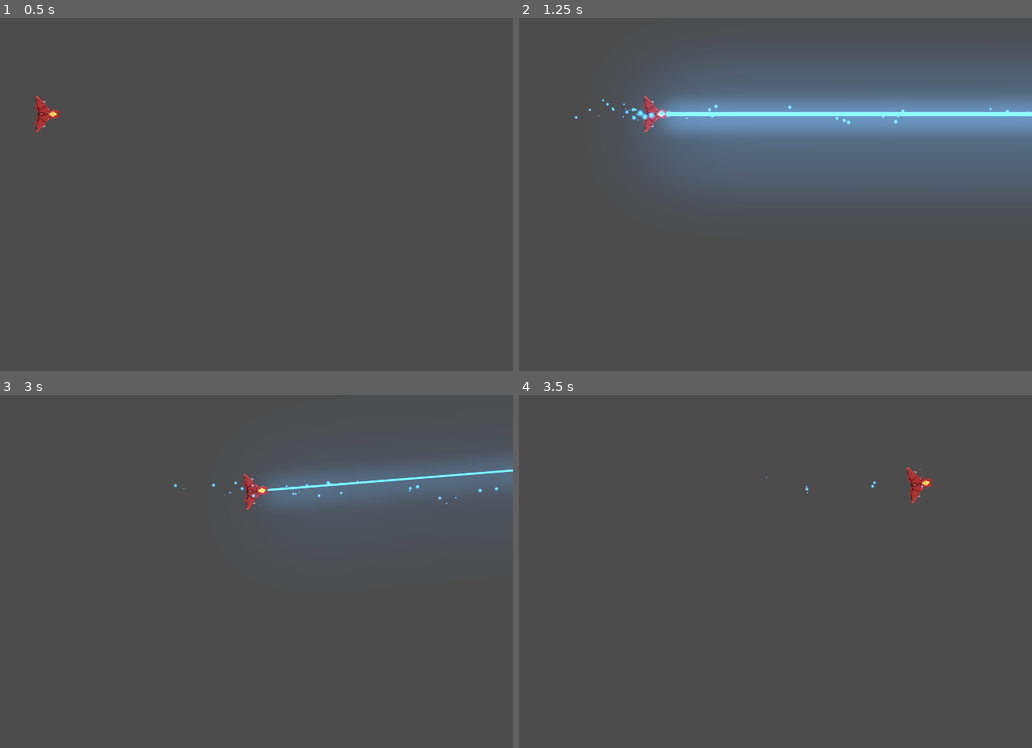
Above: before the commit, frames 1-4 (two rows, left to right).
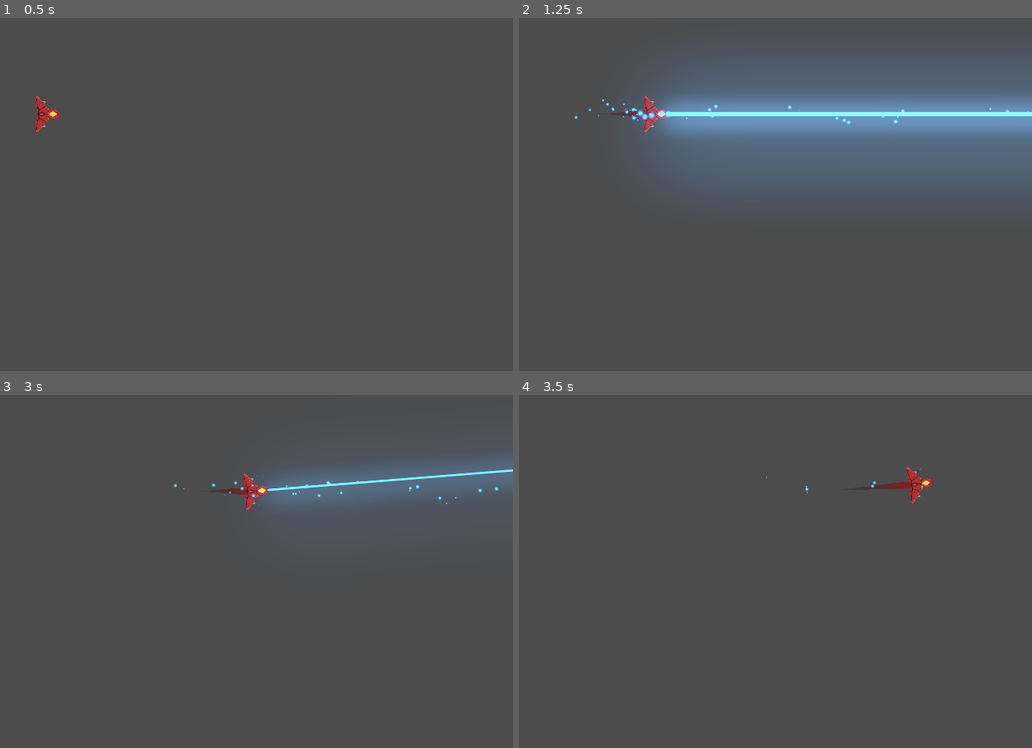
Above: after the commit, the same moments.

Repository: AleprosDev/ProyectoMeteoritoJuego
Game: Godot game, scene res://Juego/Niveles/NivelTest.tscn
The game is run twice, just before and just after one commit, with the same random seed, the same clock (stepped at 60 frames per second) and the same inputs.
Inputs:
- Up to frame 1 (0.5 s): no input
- Up to frame 2 (1.25 s): tap Enter at 0.5 s; hold W (mover_adelante) from 0.53 s (still down); hold Keypad 3 (disparo_secundario) from 0.53 s (still down)
- Up to frame 3 (3 s): release W (mover_adelante) at 1.28 s; release Keypad 3 (disparo_secundario) at 1.28 s; hold S (mover_atras) 1.28-2.03 s; tap Keypad 2 (disparo_principal) at 1.35 s; tap Keypad 3 (disparo_secundario) at 1.55 s; hold Keypad 3 (disparo_secundario) 2.03-2.78 s; hold W (mover_adelante) from 2.03 s (still down); tap A (rotar_antihorario) at 2.85 s
- Up to frame 4 (3.5 s): keep holding W (mover_adelante); tap Keypad 3 (disparo_secundario) at 3.05 s

Frame 1 is identical in both runs. In frame 2, less than 0.1% of the frame differs, in the area x 19-25%, y 26-29%; in frame 3, less than 0.1%; in frame 4, 0.1%, in the area x 68-77%, y 24-27%.

Commit message:
Sumamos Trail y sonido
-se agrego estela al player
-se creo script Motor para sonido motor
-se modifico script player para incluir ruido de motor

Diff:
--- /dev/null
+++ b/Juego/Naves/Player/Estela/Trail2D.gd
@@ -0,0 +1,111 @@
+#Trail.gd
+tool
+
+class_name Estela
+extends Line2D
+
+export var is_emitting := false setget set_emitting
+
+# Distance in pixels between vertices. A higher resolution leads to more details.
+export var resolution := 5.0
+# Life of each point in seconds before it is deleted.
+export var lifetime := 0.5
+# Maximum number of points allowed on the curve.
+export var max_points := 100 setget set_max_points
+
+# Optional path to the target node to follow. If not set, the instance follows its parent.
+export var target_path: NodePath
+
+var _points_creation_time := []
+var _last_point := Vector2.ZERO
+var _clock := 0.6
+var _offset := 1
+
+onready var target: Node2D = get_node_or_null(target_path)
+
+## Setters y getters
+func set_max_points(valor: int) -> void:
+	max_points = valor
+
+
+func _ready() -> void:
+	if not target:
+		target = get_parent() as Node2D
+
+	if Engine.editor_hint:
+		set_process(false)
+		return
+
+	_offset = position.length()
+	set_as_toplevel(true)
+	clear_points()
+	position = Vector2.ZERO
+	_last_point = to_local(target.global_position) + calculate_offset()
+
+
+func _get_configuration_warning() -> String:
+	var warning := "Missing Target node: assign a Node that extends Node2D in the Target Path or make the Trail a child of a parent that extends Node2D"
+	if target:
+		warning = ""
+	return warning
+
+
+func _process(delta: float) -> void:
+	_clock += delta
+	remove_older()
+
+	if not is_emitting:
+		return
+
+	# Adding new points if necessary.
+	var desired_point := to_local(target.global_position)
+	var distance: float = _last_point.distance_to(desired_point)
+	if distance > resolution:
+		add_timed_point(desired_point, _clock)
+
+
+# Creates a new point and stores its creation time.
+func add_timed_point(point: Vector2, time: float) -> void:
+	add_point(point + calculate_offset())
+	_points_creation_time.append(time)
+	_last_point = point
+	if get_point_count() > max_points:
+		remove_first_point()
+
+
+# Calculates the offset of the trail from its target.
+func calculate_offset() -> Vector2:
+	return - 1.0 * polar2cartesian(1.0, target.rotation).rotated(- PI / 2) * _offset
+
+
+# Removes the first point in the line and the corresponding time.
+func remove_first_point() -> void:
+	if get_point_count() > 1:
+		remove_point(0)
+	_points_creation_time.pop_front()
+
+
+# Remove points older than `lifetime`.
+func remove_older() -> void:
+	for creation_time in _points_creation_time:
+		var delta = _clock - creation_time
+		if delta > lifetime:
+			remove_first_point()
+		# Points in `_points_creation_time` are ordered from oldest to newest so as soon as a point
+		# isn't older than `lifetime`, we know all remaining points should stay as well.
+		else:
+			break
+
+
+func set_emitting(emitting: bool) -> void:
+	is_emitting = emitting
+	if Engine.editor_hint:
+		return
+
+	if not is_inside_tree():
+		yield(self, "ready")
+
+	if is_emitting:
+		clear_points()
+		_points_creation_time.clear()
+		_last_point = to_local(target.global_position) + calculate_offset()
--- /dev/null
+++ b/Juego/Naves/Player/Estela/Trail2D.tscn
@@ -0,0 +1,19 @@
+[gd_scene load_steps=4 format=2]
+
+[ext_resource path="res://Juego/Naves/Player/Estela/Trail2D.gd" type="Script" id=1]
+
+[sub_resource type="Curve" id=1]
+_data = [ Vector2( 0, 0 ), 0.0, 1.0, 0, 1, Vector2( 1, 1 ), 1.0, 0.0, 1, 0 ]
+
+[sub_resource type="Gradient" id=2]
+colors = PoolColorArray( 0.294118, 0.356863, 0.670588, 0, 0.73, 0.29, 0.41, 0.65 )
+
+[node name="EstelaPuntoInicio" type="Line2D"]
+points = PoolVector2Array( 0, 0, 32, 0 )
+width_curve = SubResource( 1 )
+default_color = Color( 1, 1, 1, 1 )
+gradient = SubResource( 2 )
+joint_mode = 2
+script = ExtResource( 1 )
+lifetime = 0.0
+target_path = NodePath(".")
--- /dev/null
+++ b/Juego/Naves/Player/Motor/MotorSFX.gd
@@ -0,0 +1,35 @@
+# Motor.gd
+class_name Motor
+extends AudioStreamPlayer2D
+
+export var tiempo_transicion: float = 0.6
+export var volumen_apagado: float = -30.0
+
+onready var tween_sonido: Tween = $Tween
+
+var volumen_original: float
+
+func _ready() -> void:
+	volumen_original = volume_db
+	volume_db = volumen_apagado
+
+func sonido_on() -> void:
+	if not playing:
+		play()
+
+	efecto_transicion(volume_db, volumen_original)
+
+func sonido_off() -> void:
+	efecto_transicion(volume_db, volumen_apagado)
+
+func efecto_transicion(desde_vol: float, hasta_vol: float) -> void:
+	tween_sonido.interpolate_property(
+		self,
+		"volume_db",
+		desde_vol,
+		hasta_vol,
+		tiempo_transicion,
+		Tween.TRANS_SINE,
+		Tween.EASE_OUT_IN
+	)
+	tween_sonido.start(	)
--- /dev/null
+++ b/Juego/Naves/Player/Motor/MotorSFX.tscn
@@ -0,0 +1,14 @@
+[gd_scene load_steps=3 format=2]
+
+[ext_resource path="res://Juego/Naves/Player/ruidoMotor.ogg" type="AudioStream" id=1]
+[ext_resource path="res://Juego/Naves/Player/Motor/MotorSFX.gd" type="Script" id=2]
+
+[node name="MotorSFX" type="AudioStreamPlayer2D"]
+position = Vector2( -15.6667, 1.33552e-06 )
+scale = Vector2( 0.983333, 0.525 )
+stream = ExtResource( 1 )
+volume_db = 12.38
+bus = "SFX"
+script = ExtResource( 2 )
+
+[node name="Tween" type="Tween" parent="."]
--- a/Juego/Naves/Player/Player.gd
+++ b/Juego/Naves/Player/Player.gd
@@ -5,6 +5,7 @@
 ## Atributos Export
 export var potencia_motor: int = 25
 export var potencia_rotacion: int = 250
+export var estela_maxima: int = 150
 
 ## Atributos
 var empuje:Vector2 = Vector2.ZERO
@@ -13,37 +14,31 @@
 ## Atributos onready
 onready var canion:Canion = $Canion
 onready var laser:RayoLaser = $LaserBeam2D
+onready var estela: Estela = $EstelaPuntoInicio/Trail2D
+onready var motor_sfx: Motor = $MotorSFX
 
 ## Metodos
 func _unhandled_input(event: InputEvent) -> void:
-	#Disparo rayo
-	#if event.is_action_pressed("disparo_secundario", true):
-	#	if event.button_index == BUTTON_RIGHT and event.pressed:
-	#		laser.set_is_casting(true)
-
-	#if event.is_action_released("disparo_secundario", false):
-	#	if event.button_index == BUTTON_RIGHT and event.pressed == false:
-	#		laser.set_is_casting(false)
-
 
 	#Disparo rayo
 	if event.is_action_pressed("disparo_secundario"):
 		laser.set_is_casting(true)
-		print(laser)
-		print(event)
+
 
 	if event.is_action_released("disparo_secundario"):
 		laser.set_is_casting(false)
-		print(laser)
-		print(event)
 
+	#Control Estela y control motor
+	if event.is_action_pressed("mover_adelante"):
+		estela.set_max_points(estela_maxima)
+		motor_sfx.sonido_on()
+	elif event.is_action_pressed("mover_atras"):
+		estela.set_max_points(0)
+		motor_sfx.sonido_on()
 
-
-
-
-
-
-
+	if (event.is_action_released("mover_adelante")
+		or event.is_action_released("mover_atras")):
+			motor_sfx.sonido_off()
 
 
 
--- a/Juego/Naves/Player/Player.tscn
+++ b/Juego/Naves/Player/Player.tscn
@@ -1,14 +1,25 @@
-[gd_scene load_steps=6 format=2]
+[gd_scene load_steps=11 format=2]
 
 [ext_resource path="res://Juego/Naves/Player/nave.png" type="Texture" id=1]
 [ext_resource path="res://Juego/Naves/Proyectiles/LaserBeam2D.tscn" type="PackedScene" id=2]
 [ext_resource path="res://Juego/Naves/Canion.tscn" type="PackedScene" id=3]
+[ext_resource path="res://Juego/Naves/Player/Estela/Trail2D.tscn" type="PackedScene" id=4]
+[ext_resource path="res://Juego/Naves/Player/Motor/MotorSFX.tscn" type="PackedScene" id=5]
 
 [sub_resource type="PhysicsMaterial" id=2]
 friction = 0.5
 
 [sub_resource type="CircleShape2D" id=1]
 radius = 40.0125
+
+[sub_resource type="Curve" id=3]
+_data = [ Vector2( 0, 0.00920248 ), 0.0, 0.0, 0, 0, Vector2( 0.456452, 0.43865 ), 1.34969, 1.34969, 0, 0, Vector2( 0.985484, 1 ), 0.0, 0.0, 0, 0 ]
+
+[sub_resource type="Curve" id=4]
+_data = [ Vector2( 0, 0.0214723 ), 0.0, 0.0, 0, 0, Vector2( 1, 1 ), 0.0, 0.0, 0, 0 ]
+
+[sub_resource type="CurveTexture" id=5]
+curve = SubResource( 4 )
 
 [node name="Player" type="RigidBody2D"]
 physics_material_override = SubResource( 2 )
@@ -18,6 +29,8 @@
 [node name="Sprite" type="Sprite" parent="."]
 position = Vector2( 2, 0 )
 rotation = 1.5708
+z_index = 30
+z_as_relative = false
 texture = ExtResource( 1 )
 
 [node name="CollisionShape2D" type="CollisionShape2D" parent="."]
@@ -50,4 +63,24 @@
 z_index = 41
 z_as_relative = false
 
+[node name="EstelaPuntoInicio" type="Position2D" parent="."]
+position = Vector2( -15, 0.025 )
+
+[node name="Trail2D" parent="EstelaPuntoInicio" instance=ExtResource( 4 )]
+position = Vector2( -0.666664, -0.0249987 )
+scale = Vector2( 0.983333, 0.525 )
+z_index = 29
+z_as_relative = false
+points = PoolVector2Array( 0, 0, 40, 0 )
+width = 40.0
+width_curve = SubResource( 3 )
+texture = SubResource( 5 )
+texture_mode = 2
+is_emitting = true
+lifetime = 0.3
+max_points = 120
+target_path = NodePath("..")
+
+[node name="MotorSFX" parent="." instance=ExtResource( 5 )]
+
 [editable path="Canion"]
--- a/project.godot
+++ b/project.godot
@@ -13,6 +13,16 @@
 "class": "Canion",
 "language": "GDScript",
 "path": "res://Canion.gd"
+}, {
+"base": "Line2D",
+"class": "Estela",
+"language": "GDScript",
+"path": "res://Juego/Naves/Player/Estela/Trail2D.gd"
+}, {
+"base": "AudioStreamPlayer2D",
+"class": "Motor",
+"language": "GDScript",
+"path": "res://Juego/Naves/Player/Motor/MotorSFX.gd"
 }, {
 "base": "Node2D",
 "class": "Nivel",
@@ -36,6 +46,8 @@
 } ]
 _global_script_class_icons={
 "Canion": "",
+"Estela": "",
+"Motor": "",
 "Nivel": "",
 "Player": "",
 "Proyectil": "",
Not shown, added: Juego/Naves/Player/ruidoMotor.ogg.import
Not shown, added: Juego/Naves/Player/thrusterFire_000.ogg.import
Not shown, added: Juego/Naves/Player/ruidoMotor.ogg
Not shown, added: Juego/Naves/Player/thrusterFire_000.ogg
